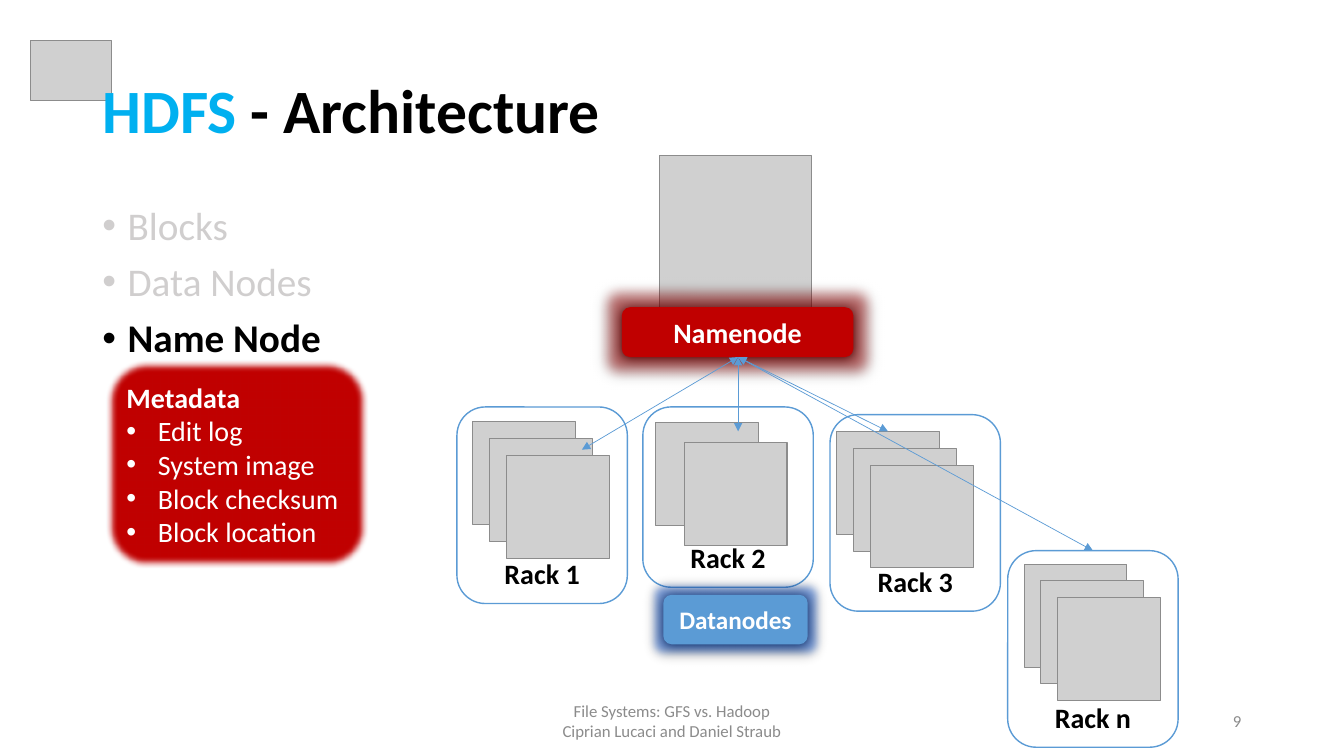
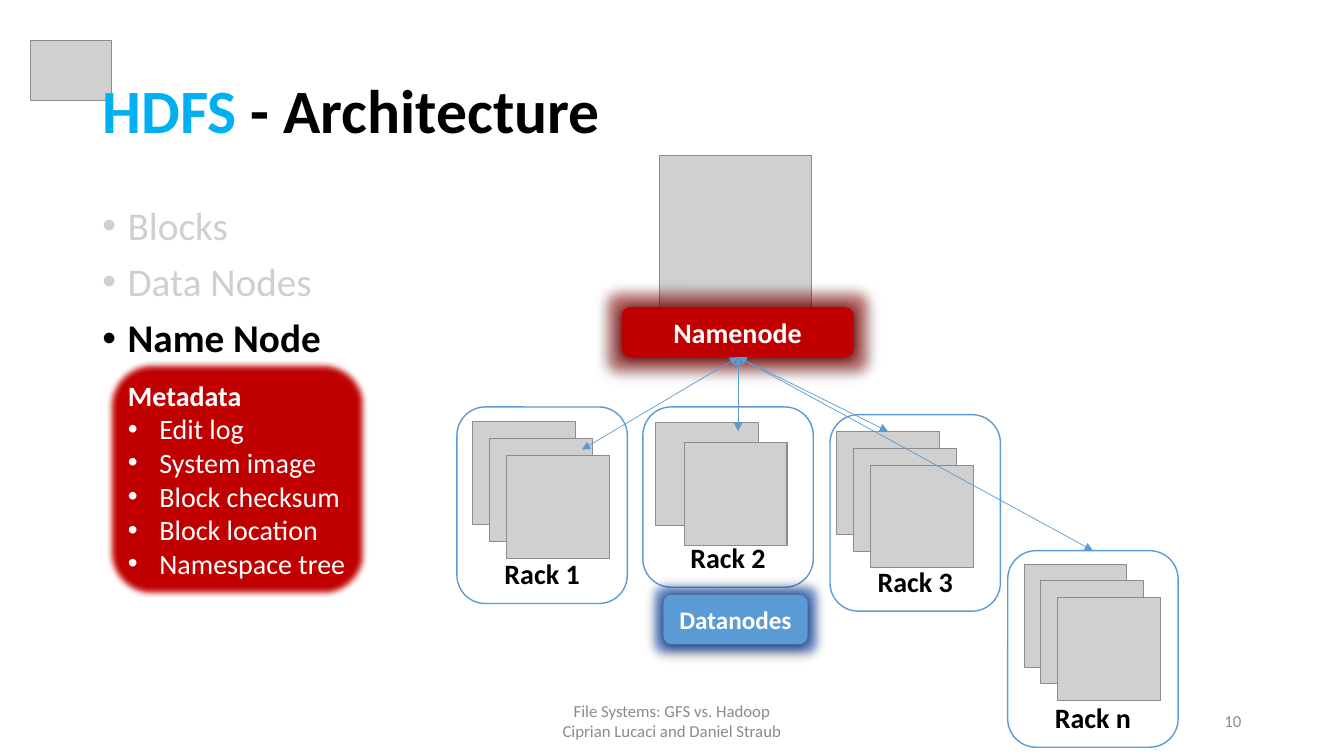
Before and after one commit to cipri7329/ss15-seminar, a slide deck: slide 10 of Presentation/DistributedFileSystems_Cipri.pptx (slide 9 before the commit). Drawn at 1344x756 pixels with LibreOffice and Linux fonts; fonts in the diff are those of the drawing; grey boxes stand for pictures; background and template pictures are left out. Boxes give left, top, right and bottom in pixels: in the first picture for what was removed or moved away, otherwise in the second. Text is boxed around its words. In the diff, an @@ line names an element or a change of style, - is before the commit and + after.

```diff
--- a/Presentation/DistributedFileSystems_Cipri.pptx
+++ b/Presentation/DistributedFileSystems_Cipri.pptx
@@ rounded rectangle "Metadata": place and size @@
-rounded rectangle "Metadata" at box(107, 361, 368, 569)
+rounded rectangle "Metadata" at box(107, 361, 368, 598)
@@ text in rounded rectangle at box(159, 556, 345, 579): paragraph added @@
+• Namespace tree
@@ page number at box(1224, 716, 1241, 727): text changed @@
-9
+10
```
Also in this commit, not shown: 6 other slides changed, 2 slides added, 9 other files.
